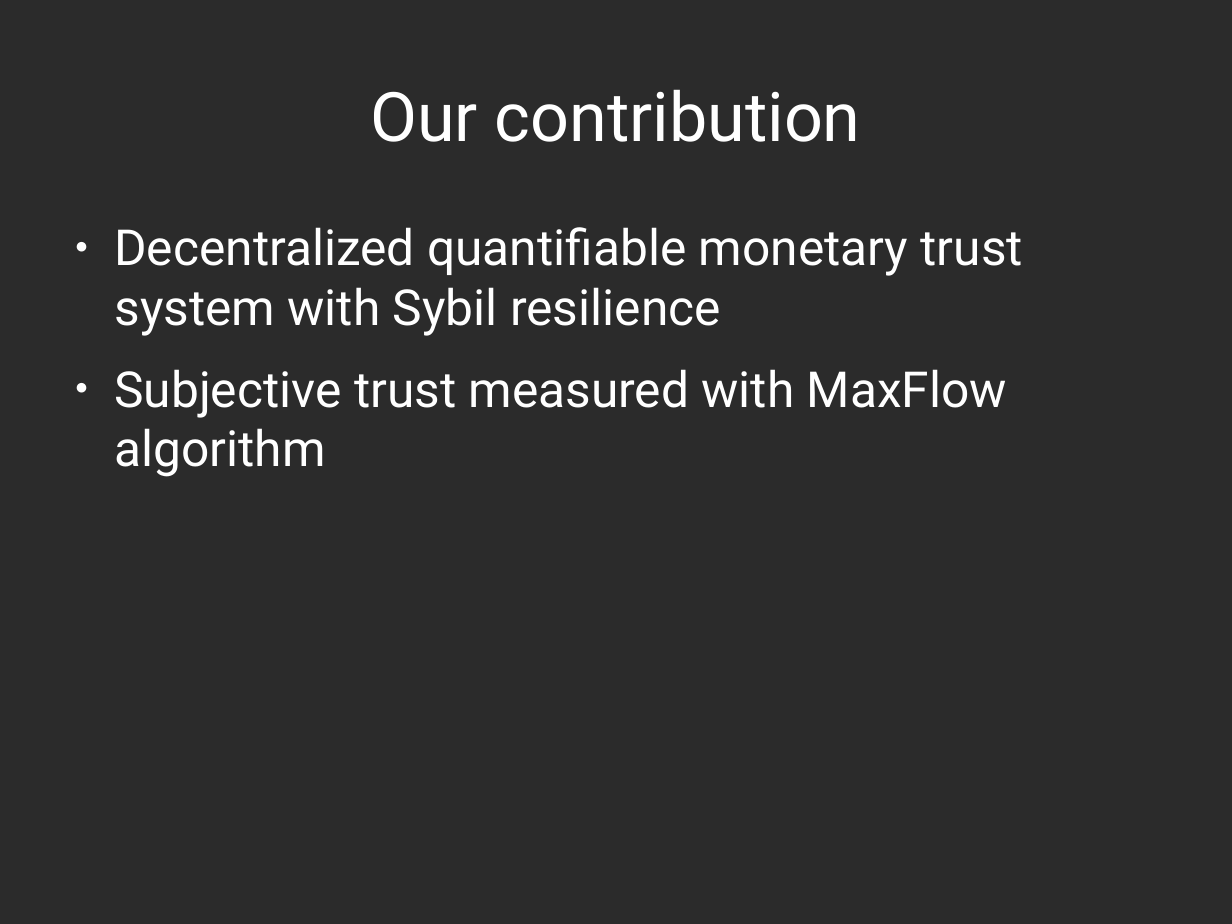
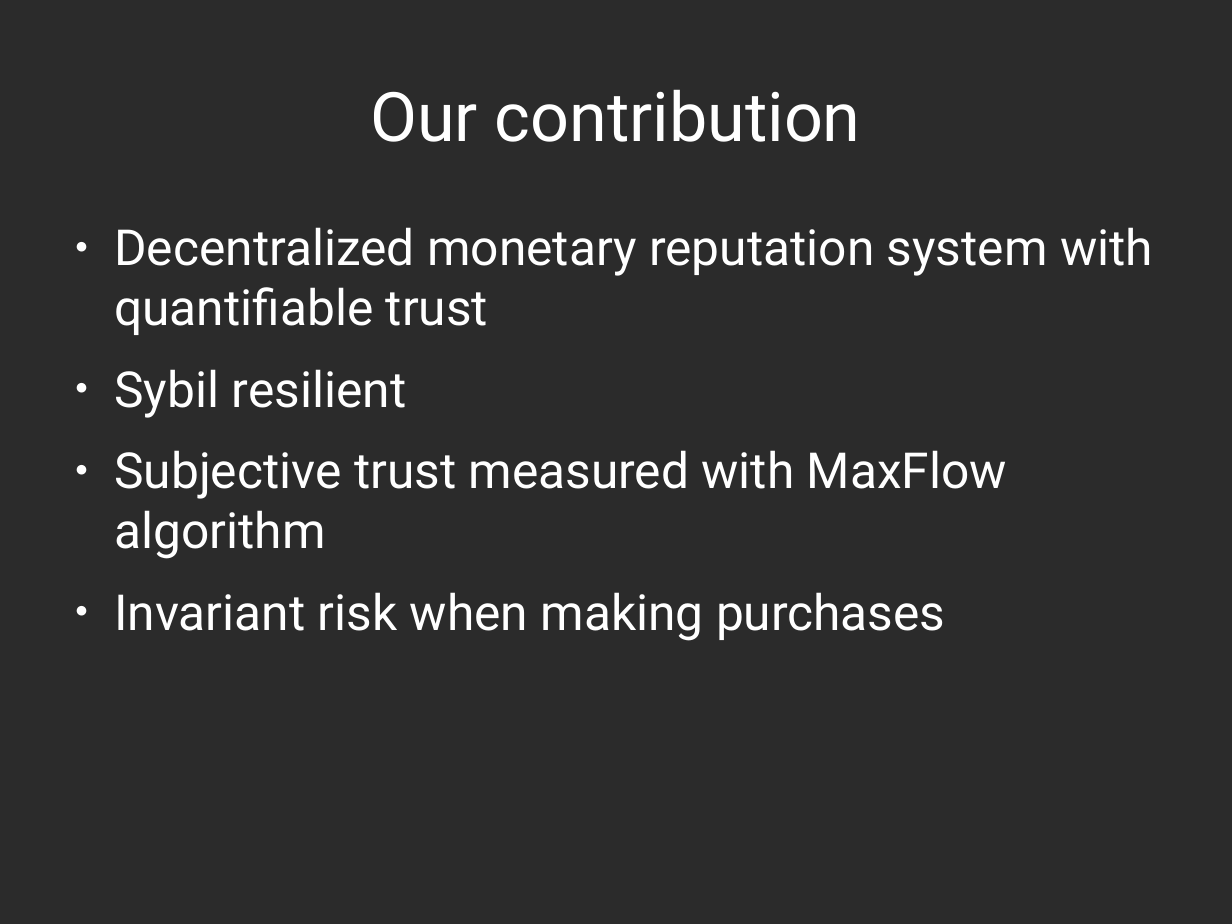
Before and after one commit to decrypto-org/TrustIsRisk, a slide deck: slide 3 of presentations/AtheCrypt10-1-2017/AtheCrypt10-1-2017.odp. Drawn at 1232x924 pixels with LibreOffice and Linux fonts; fonts in the diff are those of the drawing; background and template pictures are left out; a plain dark background stands for a picture behind light text. Boxes give left, top, right and bottom in pixels: in the first picture for what was removed or moved away, otherwise in the second. Text is boxed around its words. In the diff, an @@ line names an element or a change of style, - is before the commit and + after.

```diff
--- a/presentations/AtheCrypt10-1-2017/AtheCrypt10-1-2017.odp
+++ b/presentations/AtheCrypt10-1-2017/AtheCrypt10-1-2017.odp
@@ text at (114,227,1153,418): text changed @@
-● Decentralized quantifiable monetary trust system with Sybil resilience
+● Decentralized monetary reputation system with quantifiable trust
+● Sybil resilient
@@ text at (114,592,946,641): paragraph added @@
+● Invariant risk when making purchases
```
Also in this commit, not shown: 8 other slides changed, 1 slide added.
